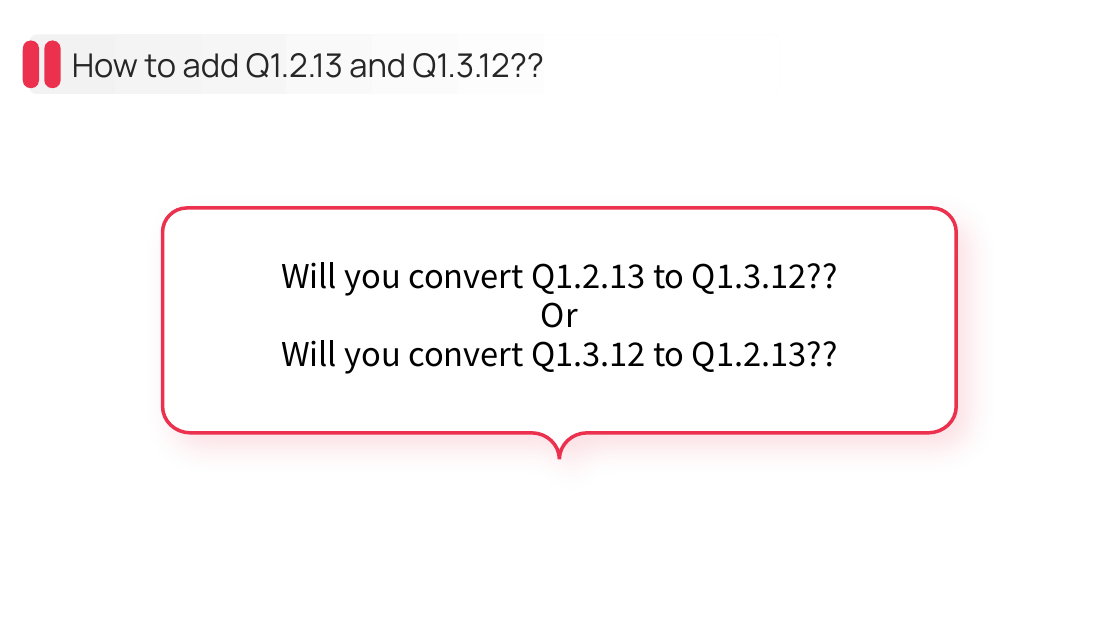
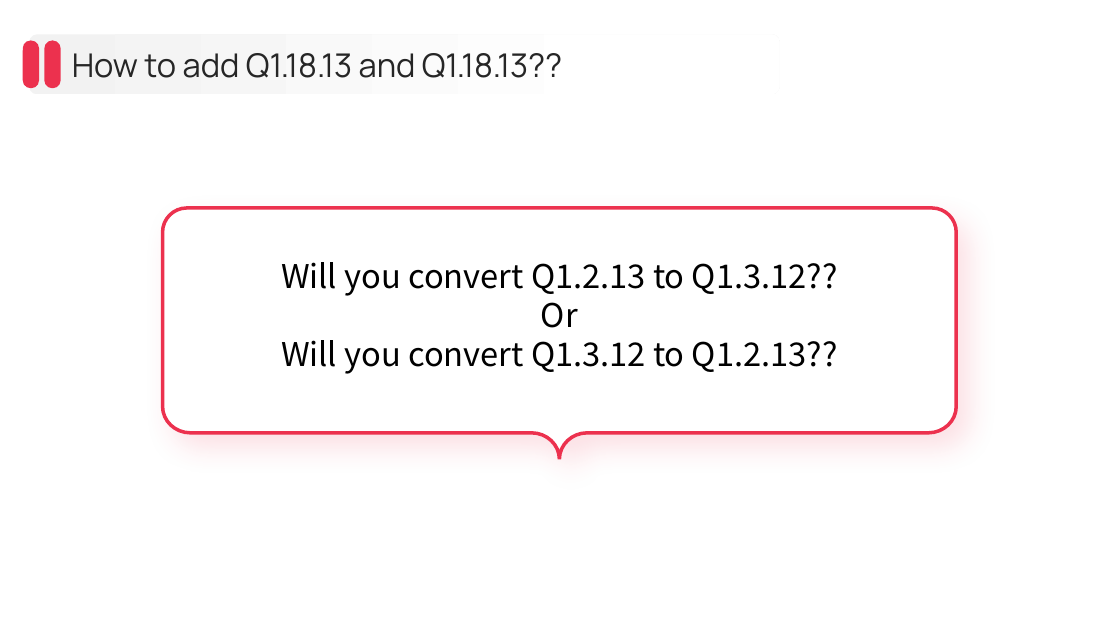
Before and after one commit to chbsaikiran/CBIT-DSP-SEMINAR-RELATED, a slide deck: slide 44 of Slides/From Theory to Code_ Fixed-Point FIR Filter Design and Speech Quality Evaluation.pptx (slide 40 before the commit). Drawn at 1120x630 pixels with LibreOffice and Linux fonts; fonts in the diff are those of the drawing. Boxes give left, top, right and bottom in pixels: in the first picture for what was removed or moved away, otherwise in the second. Text is boxed around its words. In the diff, an @@ line names an element or a change of style, - is before the commit and + after.

```diff
--- a/Slides/From Theory to Code_ Fixed-Point FIR Filter Design and Speech Quality Evaluation.pptx
+++ b/Slides/From Theory to Code_ Fixed-Point FIR Filter Design and Speech Quality Evaluation.pptx
@@ text at (72,53,562,78): text changed @@
-How to add Q1.2.13 and Q1.3.12??
+How to add Q1.18.13 and Q1.18.13??
```
Also in this commit, not shown: 4 slides added.
